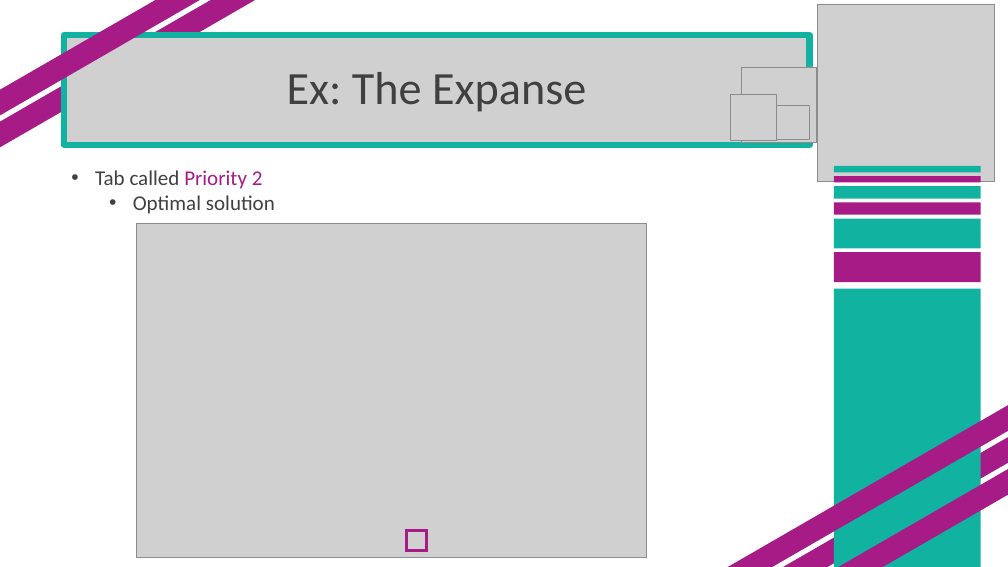
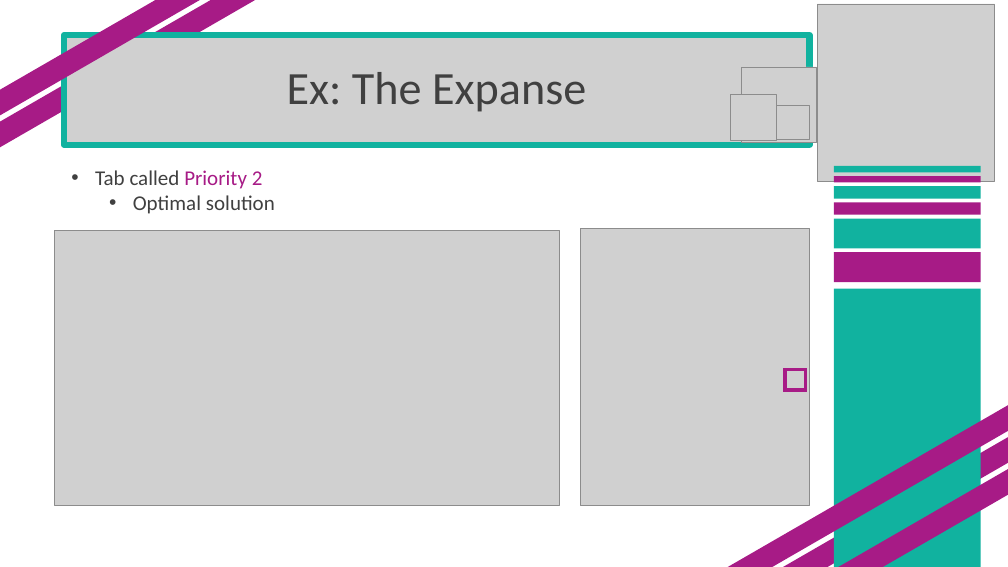
Before and after one commit to SuperMarioGiacomazzo/STOR305_WEBSITE, a slide deck: slide 15 of Lectures/Lecture 17/Lecture 17.pptx. Drawn at 1008x567 pixels with LibreOffice and Linux fonts; fonts in the diff are those of the drawing; grey boxes stand for pictures. Boxes give left, top, right and bottom in pixels: in the first picture for what was removed or moved away, otherwise in the second. Text is boxed around its words. In the diff, an @@ line names an element or a change of style, - is before the commit and + after.

```diff
--- a/Lectures/Lecture 17/Lecture 17.pptx
+++ b/Lectures/Lecture 17/Lecture 17.pptx
@@ picture: place and size @@
-picture at bbox=[137, 224, 647, 558]
+picture at bbox=[54, 231, 559, 506]
@@ picture added at bbox=[580, 228, 810, 506] @@
@@ rectangle: place and size @@
-rectangle at bbox=[406, 531, 426, 551]
+rectangle at bbox=[785, 370, 805, 390]
```
Also in this commit, not shown: 6 other slides changed, 9 other files.
